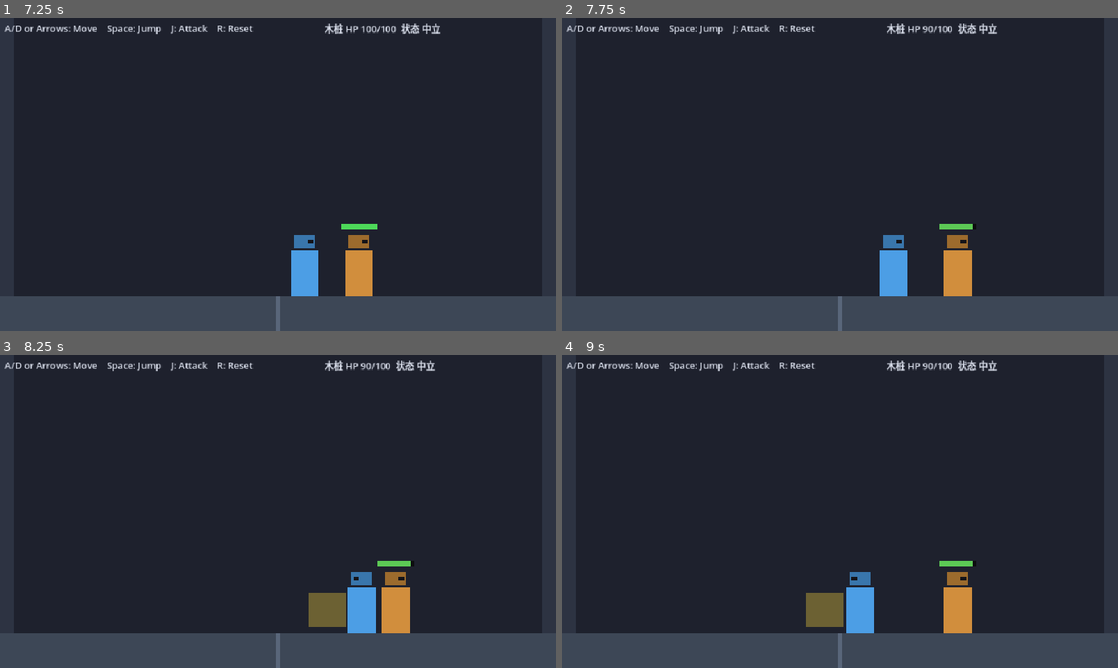
Above: before the commit, frames 1-4 (two rows, left to right).
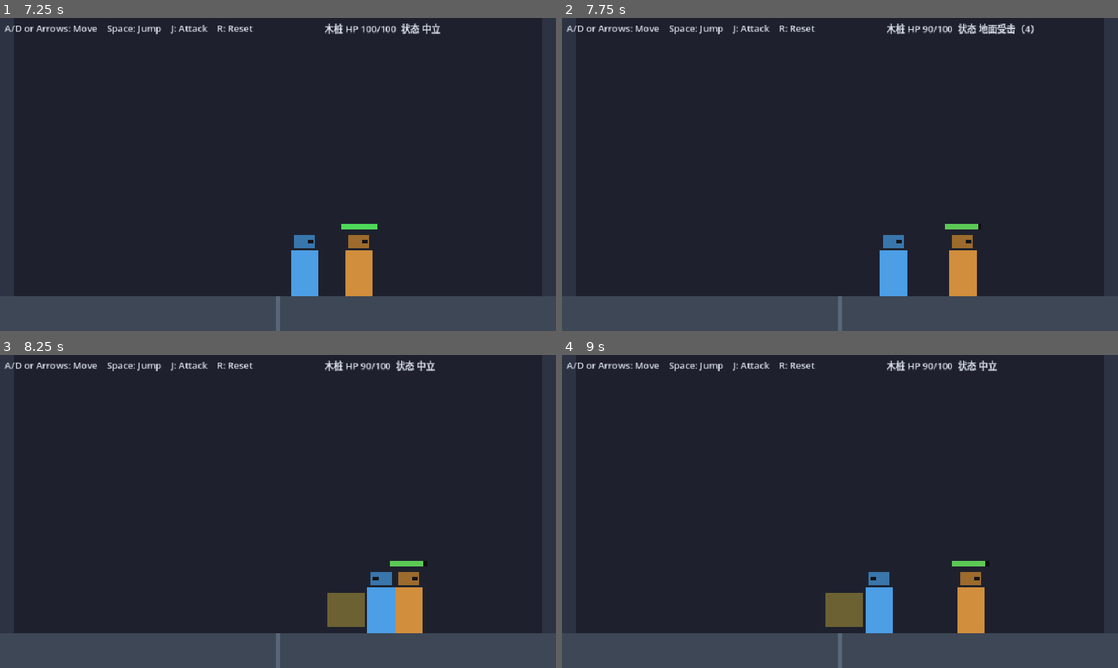
Above: after the commit, the same moments.

Repository: QzKING2023/personal-ftg-demo
Game: Godot game, scene res://scenes/main.tscn
Same seed, same stepped clock (60 frames per second), same inputs: the game is played once before the commit and once after it.
Inputs (mouse positions are in pixels of both pictures, inside the frame that each line leads up to):
- Up to frame 1 (7.25 s): tap Enter at 0.5 s; move the mouse to (250, 237) at 0.52 s; hold D (move_right) 0.53-2.03 s; tap J (attack) every 0.75 s from 0.6 to 6.6 s; click (250, 237) at 0.67 s; tap Space (jump) at 0.77, 1.52, 3.02, 3.77, 4.52, 6.02, 6.77 s; move the mouse to (444, 221) at 1.27 s; move the mouse to (111, 127) at 2.02 s; hold A (move_left) 2.03-4.28 s; move the mouse to (305, 174) at 2.77 s; click (305, 174) at 2.92 s; move the mouse to (194, 96) at 3.52 s; move the mouse to (400, 158) at 4.27 s; hold D (move_right) from 4.28 s (still down); move the mouse to (166, 190) at 5.02 s; click (166, 190) at 5.17 s; move the mouse to (333, 105) at 5.77 s; move the mouse to (250, 237) at 6.52 s
- Up to frame 2 (7.75 s): keep holding D (move_right); move the mouse to (1006, 221) at 7.27 s; tap J (attack) at 7.35 s; click (1006, 221) at 7.42 s; tap Space (jump) at 7.52 s
- Up to frame 3 (8.25 s): move the mouse to (111, 464) at 8.02 s; release D (move_right) at 8.03 s; hold A (move_left) from 8.03 s (still down); tap J (attack) at 8.1 s
- Up to frame 4 (9 s): keep holding A (move_left); move the mouse to (867, 511) at 8.77 s; tap J (attack) at 8.85 s

Frame 1 is identical in both runs. In frame 2, 0.6% of the frame differs, in the area x 67-85%, y 1-89%; in frame 3, 2.3%; in frame 4, 2.7%, in the area x 43-77%, y 65-89%.

Commit message:
fix: 评审修正——落地保留剩余硬直、hit_result 接入与会话/引擎帧率对齐
- 木桩地面受击硬直滞空暂停消耗，落地帧继续；自然受身只在地面发生，
  修复短硬直配置下空中受身违反规格的问题。
- MoveData.hit_result 真正接入受击应用；导出默认值引用 GameParams 常量。
- project.godot 固定 physics_ticks_per_second=60，与会话 PHYSICS_TICK 一致。
- 移除无引用的物理层常量；CONTEXT.md 补充战斗会话/战斗事件/招式数据术语。
- 会话测试增至 68 项（新增滞空暂停与落地恢复断言）。

Diff:
--- a/project.godot
+++ b/project.godot
@@ -25,6 +25,10 @@
 [dotnet]
 
 project/assembly_name="ftgdemo"
+
+[physics]
+
+common/physics_ticks_per_second=60
 
 [input]
 
--- a/scripts/combat/combat_session.gd
+++ b/scripts/combat/combat_session.gd
@@ -113,8 +113,12 @@
 	if _pending_hit == null:
 		return
 	dummy_hp = maxf(dummy_hp - _pending_hit.base_damage, 0.0)
-	dummy_state = DummyState.GROUND_HITSTUN
-	dummy_hitstun_left = _pending_hit.hitstun_frames
+	match _pending_hit.hit_result:
+		MoveData.HitResult.GROUND_HITSTUN:
+			dummy_state = DummyState.GROUND_HITSTUN
+			dummy_hitstun_left = _pending_hit.hitstun_frames
+		_:
+			push_error("未支持的命中结果类型: %d" % _pending_hit.hit_result)
 	dummy_velocity.x = player_facing * _pending_hit.knockback
 	if dummy_on_ground:
 		dummy_velocity.y = -_pending_hit.knockback_up
@@ -188,8 +192,9 @@
 		dummy_on_ground = true
 	else:
 		dummy_on_ground = false
-	if dummy_state == DummyState.GROUND_HITSTUN:
+	if dummy_state == DummyState.GROUND_HITSTUN and dummy_on_ground:
 		# 自然受身：地面硬直归零即回到中立并结束受击。
+		# 落地保留剩余受击硬直——滞空期间硬直帧数暂停消耗。
 		dummy_hitstun_left = maxi(dummy_hitstun_left - 1, 0)
 		if dummy_hitstun_left == 0:
 			dummy_state = DummyState.NEUTRAL
--- a/scripts/combat/move_data.gd
+++ b/scripts/combat/move_data.gd
@@ -10,23 +10,23 @@
 
 @export var move_name := "5A"
 ## 前摇帧数：出招到判定出现之前。
-@export var startup_frames := 5
+@export var startup_frames := GameParams.ATTACK_STARTUP_FRAMES
 ## 判定帧数：命中框生效、允许命中的窗口。
-@export var active_frames := 7
+@export var active_frames := GameParams.ATTACK_ACTIVE_FRAMES
 ## 后摇帧数：判定结束后回到中立之前。
-@export var recovery_frames := 13
+@export var recovery_frames := GameParams.ATTACK_RECOVERY_FRAMES
 ## 基础伤害（连段递减在会话结算中另行计算，首版未启用）。
-@export var base_damage := 10
+@export var base_damage := GameParams.ATTACK_DAMAGE
 ## 命中框尺寸（以角色中心为原点）。
-@export var hitbox_size := Vector2(64, 60)
+@export var hitbox_size := GameParams.ATTACK_HITBOX_SIZE
 ## 命中框与身体前缘的间隙。
-@export var hitbox_gap := 4.0
+@export var hitbox_gap := GameParams.ATTACK_HITBOX_GAP
 ## 命中后的水平击退速度（px/s，沿攻击方向）。
-@export var knockback := 320.0
+@export var knockback := GameParams.ATTACK_KNOCKBACK
 ## 命中木桩在地面时附加的向上击飞速度（px/s）。
-@export var knockback_up := 110.0
+@export var knockback_up := GameParams.ATTACK_KNOCKBACK_UP
 ## 命中给予的受击硬直帧数。
-@export var hitstun_frames := 12
+@export var hitstun_frames := GameParams.HITSTUN_FRAMES
 ## 命中结果类型。
 @export var hit_result: HitResult = HitResult.GROUND_HITSTUN
 
--- a/scripts/dummy.gd
+++ b/scripts/dummy.gd
@@ -2,7 +2,7 @@
 extends CharacterBody2D
 ## 木桩的呈现层：位置与血条来自战斗会话，受击闪白由训练场按命中事件触发。
 ## 掉血、硬直与击退的结算全部在 CombatSession 中完成；
-## 物理层不再参与结算，碰撞体仅保留结构。
+## 碰撞（地面/墙体/身体）由会话按几何结算，节点碰撞体仅保留场景结构。
 
 var hp: float = GameParams.DUMMY_MAX_HP
 
--- a/scripts/game_params.gd
+++ b/scripts/game_params.gd
@@ -57,11 +57,6 @@
 const HP_BAR_SIZE := Vector2(64, 8)
 const HP_BAR_GAP := 10.0
 
-# --- 物理层（1 起算的层号）---
-const LAYER_WORLD := 1
-const LAYER_PLAYER := 2
-const LAYER_DUMMY := 3
-
 # --- 颜色（替换颜色不影响玩法）---
 const BACKDROP_COLOR := Color(0.12, 0.13, 0.18)
 const GROUND_COLOR := Color(0.24, 0.28, 0.34)
@@ -82,11 +77,6 @@
 const STATUS_OFFSET := Vector2(560, 6)
 
 
-## 物理层号（1 起算）转 collision_layer/mask 用的位掩码。
-static func layer_bit(layer_number: int) -> int:
-	return 1 << (layer_number - 1)
-
-
 ## 角色站上地面时身体中心的 y 坐标。
 static func ground_stand_y() -> float:
 	return GROUND_Y - BODY_SIZE.y * 0.5
--- a/scripts/player.gd
+++ b/scripts/player.gd
@@ -2,7 +2,7 @@
 extends CharacterBody2D
 ## 玩家角色的呈现层：位置、朝向与命中框显示全部来自战斗会话，每帧由训练场写入。
 ## 移动/跳跃/出招的结算在 CombatSession 中完成，本脚本不自行驱动状态；
-## 物理层不再参与结算，碰撞体仅保留结构。
+## 碰撞（地面/墙体/身体）由会话按几何结算，节点碰撞体仅保留场景结构。
 
 var _visuals: Node2D
 var _attack_visual: Polygon2D
--- a/tests/test_combat_session.gd
+++ b/tests/test_combat_session.gd
@@ -70,7 +70,7 @@
 	session.dummy_position = session.player_position + Vector2(70, 0)
 	var hit_frames: Array[int] = []
 	var recovered_frames: Array[int] = []
-	for frame in range(1, 26):
+	for frame in range(1, 41):
 		var events := session.step(FrameInput.make(0, false, frame == 1))
 		for event in events:
 			if event.type == CombatEvent.Type.HIT:
@@ -78,7 +78,8 @@
 			elif event.type == CombatEvent.Type.DUMMY_RECOVERED:
 				recovered_frames.append(frame)
 	_check(hit_frames.size() == 1 and hit_frames[0] == 6, "hit lands exactly on the first active frame (frame 6 after press)")
-	_check(recovered_frames.size() == 1 and recovered_frames[0] == 17, "dummy recovers exactly hitstun frames after the hit")
+	# 滞空 10 帧（第 7-16 帧）+ 落地后 12 帧硬直：第 27 帧自然受身。
+	_check(recovered_frames.size() == 1 and recovered_frames[0] == 27, "dummy recovers after airborne pause plus hitstun frames")
 	_check(session.dummy_hp == GameParams.DUMMY_MAX_HP - GameParams.ATTACK_DAMAGE, "hit applies base damage once")
 
 
@@ -111,7 +112,7 @@
 	var hit_frames: Array[int] = []
 	var recovered_frames: Array[int] = []
 	var phase_after := {}
-	for frame in range(1, 10):
+	for frame in range(1, 20):
 		var events := session.step(FrameInput.make(0, false, frame == 1))
 		phase_after[frame] = session.player_phase
 		for event in events:
@@ -123,7 +124,7 @@
 	_check(session.dummy_hp == GameParams.DUMMY_MAX_HP - 7, "custom move applies its own base damage")
 	_check(phase_after[2] == CombatSession.PlayerPhase.ACTIVE and phase_after[5] == CombatSession.PlayerPhase.RECOVERY, "custom windows drive phase transitions")
 	_check(phase_after[9] == CombatSession.PlayerPhase.NEUTRAL, "custom move ends after its own total frames")
-	_check(recovered_frames == [7], "custom hitstun frames drive recovery timing")
+	_check(recovered_frames == [17], "custom hitstun counts down after landing (hit 3, lands 13, hitstun 5)")
 
 
 func _test_hitstun_recovery() -> void:
@@ -134,13 +135,21 @@
 		session.step(FrameInput.new())
 	# 第 6 帧（首个判定帧）命中。
 	_check(session.dummy_state == CombatSession.DummyState.GROUND_HITSTUN, "dummy enters ground hitstun on hit")
-	_check(session.dummy_hitstun_left == GameParams.HITSTUN_FRAMES - 1, "hit frame already counts down one hitstun frame")
-	for i in range(10):
-		session.step(FrameInput.new())
-	_check(session.dummy_state == CombatSession.DummyState.GROUND_HITSTUN, "dummy still in hitstun one frame before recovery")
-	_check(session.dummy_hitstun_left == 1, "hitstun counts down to the last frame")
-	session.step(FrameInput.new())
+	_check(not session.dummy_on_ground, "ground hit lifts the dummy briefly")
+	_check(session.dummy_hitstun_left == GameParams.HITSTUN_FRAMES, "airborne frames pause the hitstun countdown")
+	var steps_after_hit := 0
+	var steps_to_landing := -1
+	var recovered_events := 0
+	while session.dummy_state == CombatSession.DummyState.GROUND_HITSTUN and steps_after_hit < 60:
+		var events := session.step(FrameInput.new())
+		steps_after_hit += 1
+		recovered_events += _count_events(events, CombatEvent.Type.DUMMY_RECOVERED)
+		if steps_to_landing == -1 and session.dummy_on_ground:
+			steps_to_landing = steps_after_hit
 	_check(session.dummy_state == CombatSession.DummyState.NEUTRAL, "hitstun reaching zero returns dummy to neutral")
+	_check(steps_to_landing > 0, "dummy lands before recovering")
+	_check(steps_after_hit - steps_to_landing == GameParams.HITSTUN_FRAMES - 1, "remaining hitstun counts down exactly hitstun frames from the landing frame")
+	_check(recovered_events == 1, "recovery emits exactly one event")
 	_check(session.dummy_hitstun_left == 0, "hitstun left is zero after recovery")
 
 
Not shown, changed: .scratch/ftg-combo/issues/01-frame-combat-session.md
Not shown, changed: CONTEXT.md
Not shown, changed: README.md
